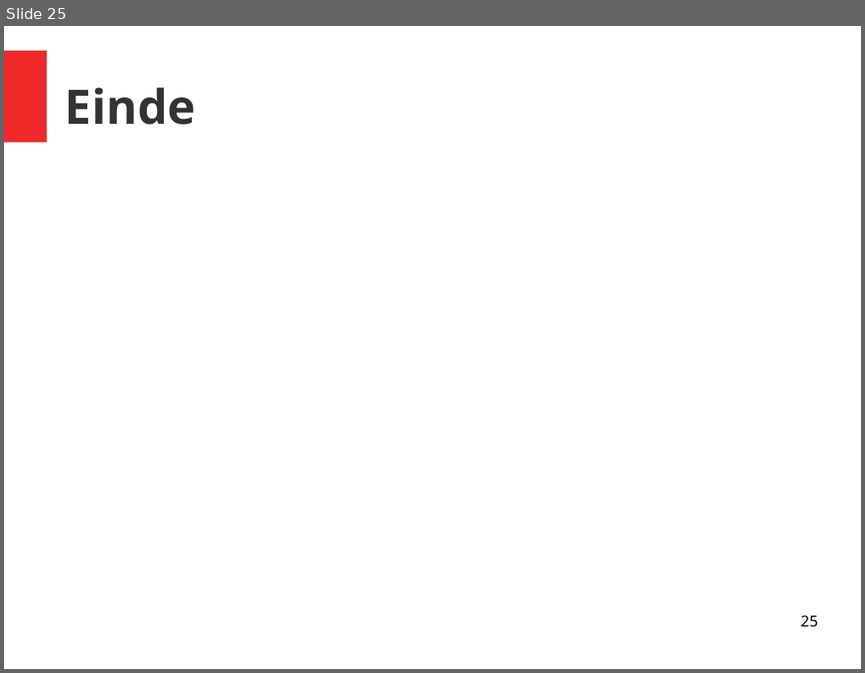
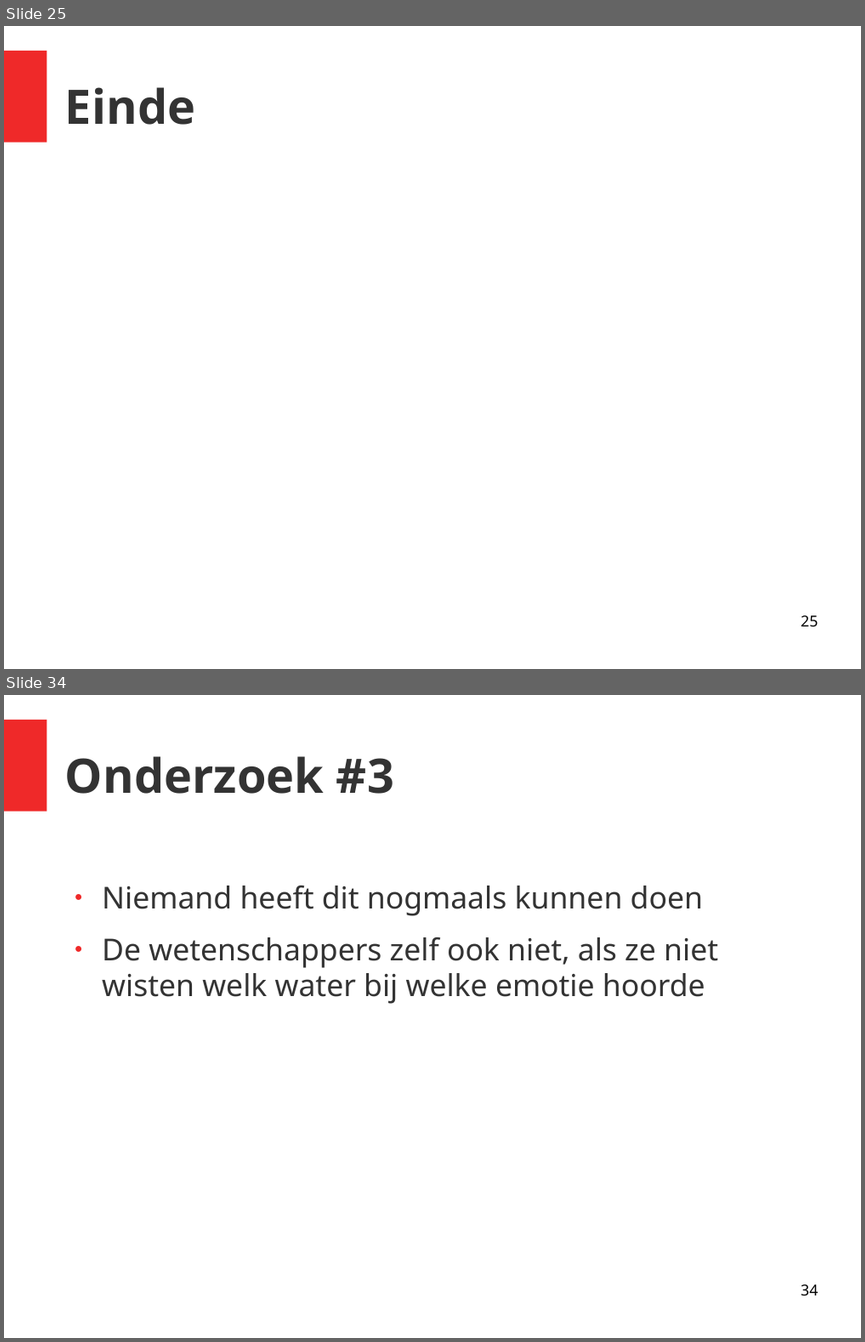
Before and after one commit to richelbilderbeek/gastles_petje_af_20201011, a slide deck: presentatie.odp. Shown one above the other, each under a label of ours: slide 25 before the commit, slides 25 and 34 after it; the slides between them are not shown. The pictures are 865x673 and 865x1342 pixels, drawn with LibreOffice and Linux fonts; fonts in the diff are those of the drawing. Boxes give left, top, right and bottom in pixels: in the first picture for what was removed or moved away, otherwise in the second. Text is boxed around its words. In the diff, an @@ line names an element or a change of style, - is before the commit and + after.

```diff
--- a/presentatie.odp
+++ b/presentatie.odp
@@ slide 34 added at [4, 695, 861, 1338], background #FFFFFF; not listed: 1 template element that a slide beside it also shows @@
@@ title added at [65, 756, 394, 794], 44 pt, text #333333, bold @@
+Onderzoek #3
@@ text added at [102, 885, 718, 1004], 28 pt, text #333333 @@
+● Niemand heeft dit nogmaals kunnen doen
+● De wetenschappers zelf ook niet, als ze niet wisten welk water bij welke emotie hoorde
@@ page number added at [800, 1284, 817, 1296], 14 pt, text #000000 @@
+34
```
Also in this commit, not shown: 5 slides changed, 5 other slides added, 1 slide removed, 3 other files.
